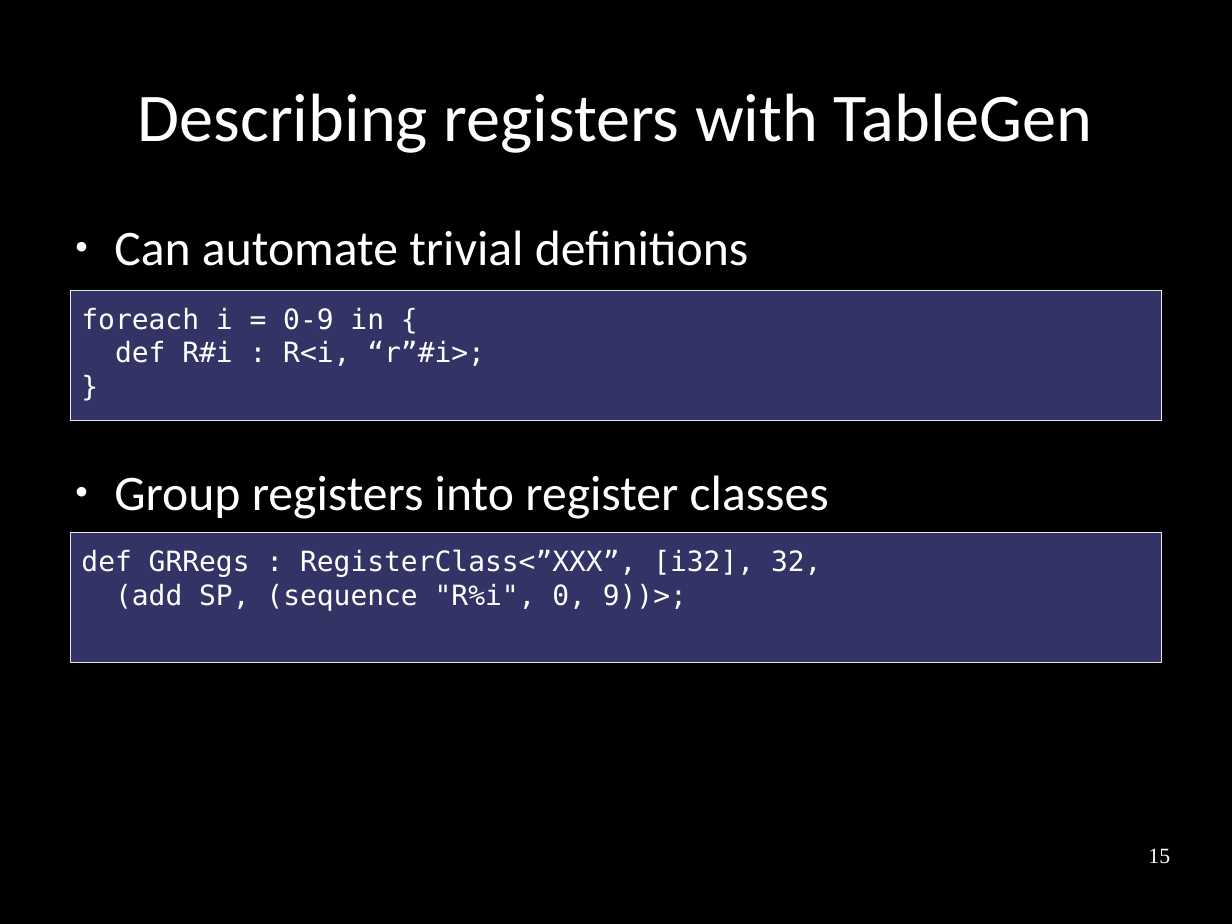
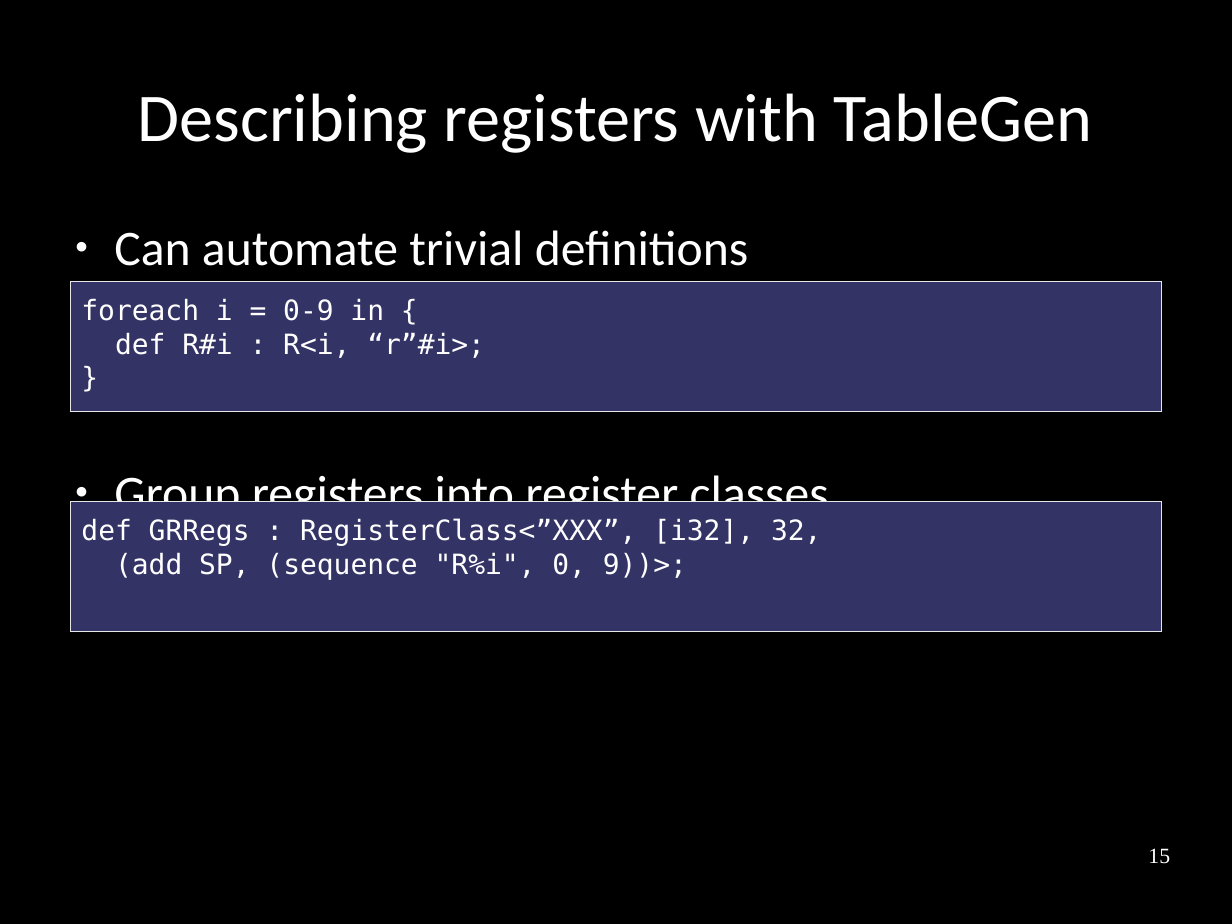
Before and after one commit to frasercrmck/llvm-leg, a slide deck: slide 15 of docs/Codeplay/Slides.odp. Drawn at 1232x924 pixels with LibreOffice and Linux fonts; fonts in the diff are those of the drawing. Boxes give left, top, right and bottom in pixels: in the first picture for what was removed or moved away, otherwise in the second. Text is boxed around its words. In the diff, an @@ line names an element or a change of style, - is before the commit and + after.

Commit message:
Layout changes and removing empty summary page.

```diff
--- a/docs/Codeplay/Slides.odp
+++ b/docs/Codeplay/Slides.odp
@@ rectangle "foreach i = 0-9 in ...": place and size @@
-rectangle "foreach i = 0-9 in ..." at <box>70,291,1162,420</box>
+rectangle "foreach i = 0-9 in ..." at <box>70,282,1162,411</box>
@@ rectangle "def GRRegs : RegisterClass<”XXX”, [i32], ...": place and size @@
-rectangle "def GRRegs : RegisterClass<”XXX”, [i32], ..." at <box>70,532,1162,662</box>
+rectangle "def GRRegs : RegisterClass<”XXX”, [i32], ..." at <box>70,502,1162,632</box>
```
Also in this commit, not shown: 13 other slides changed, 1 slide removed.
